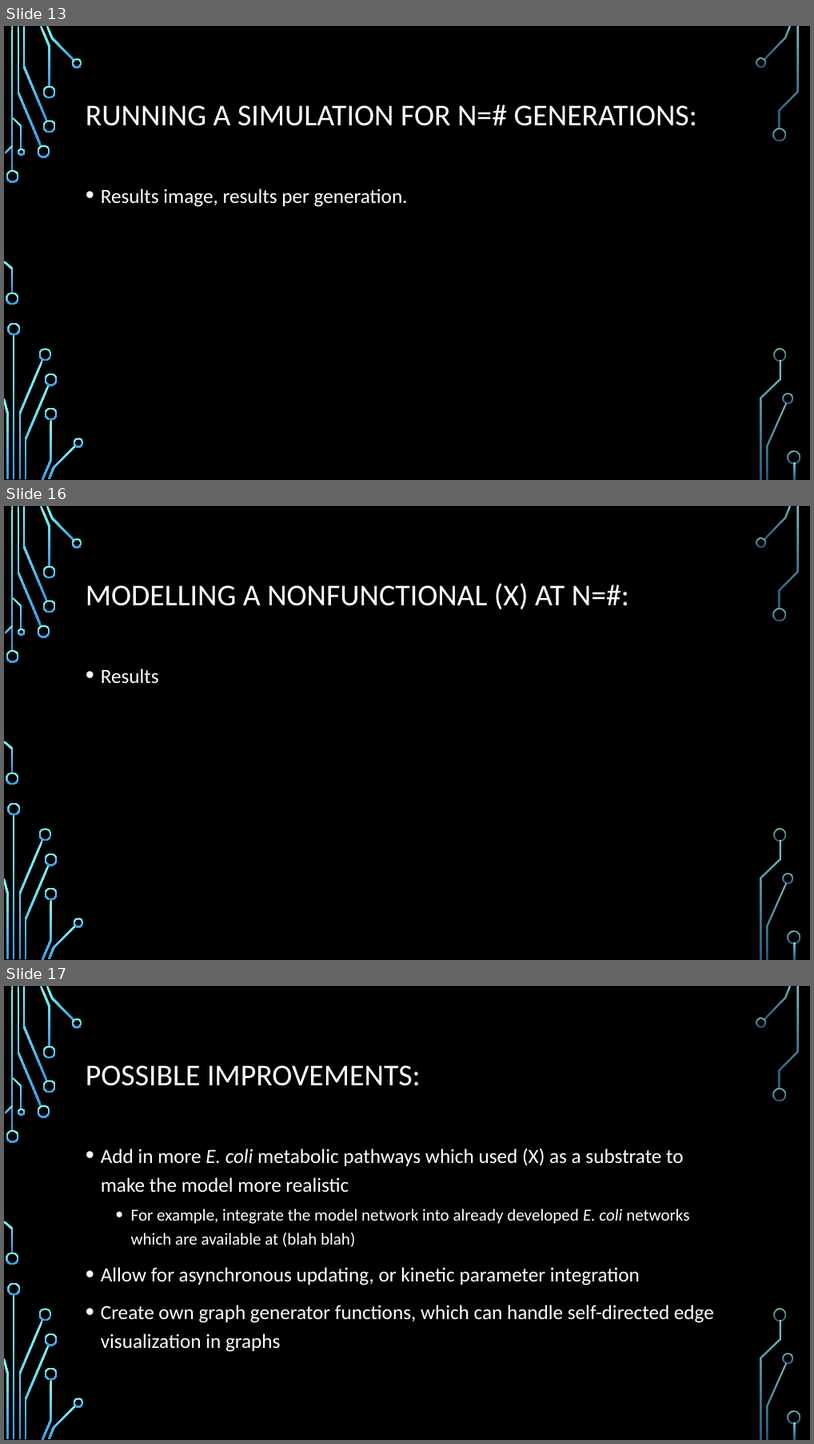
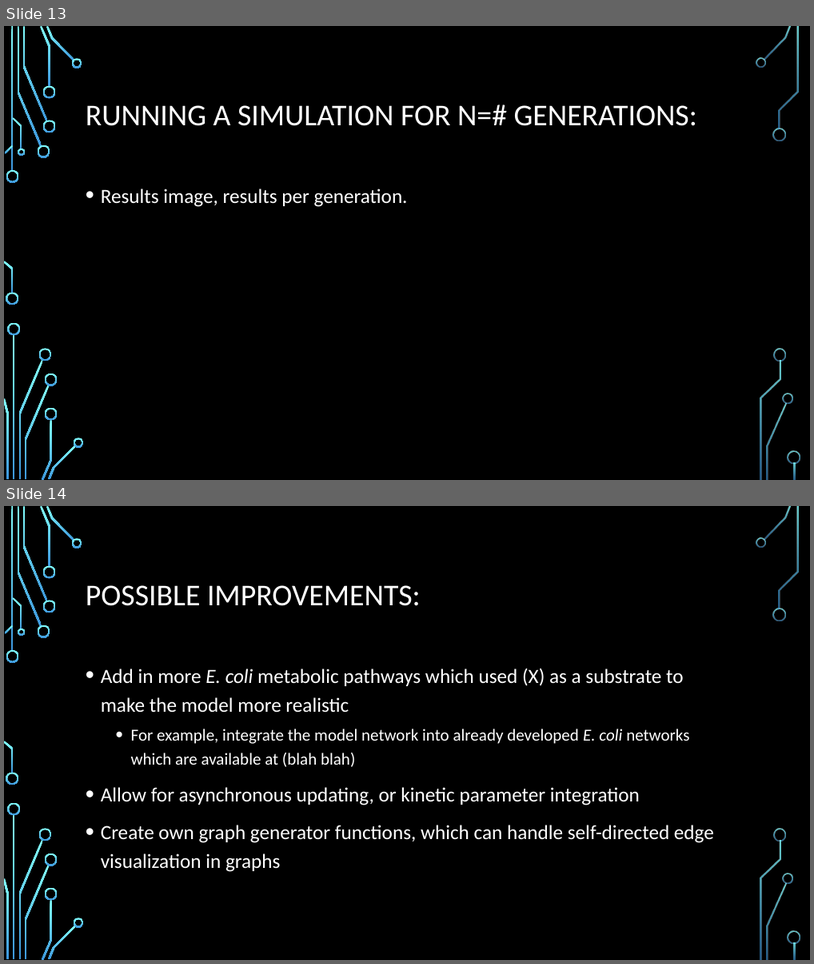
Before and after one commit to saleisha57/Bioinformatics_Final, a slide deck: Bioinformatics Project Slides_Better.pptx. Shown one above the other, each under a label of ours: slides 13, 16 and 17 before the commit, slides 13 and 14 after it; the slides between them are not shown. The pictures are 814x1444 and 814x964 pixels, drawn with LibreOffice and Linux fonts; fonts in the diff are those of the drawing; background and template pictures are left out. Boxes give left, top, right and bottom in pixels: in the first picture for what was removed or moved away, otherwise in the second. Text is boxed around its words. In the diff, an @@ line names an element or a change of style, - is before the commit and + after.

```diff
--- a/Bioinformatics Project Slides_Better.pptx
+++ b/Bioinformatics Project Slides_Better.pptx
@@ slide 16 removed at [4,506,810,960], background picture (left out); not listed: 36 template elements that a slide beside it also shows @@
@@ title removed at [86,583,630,609] @@
-MODELLING A NONFUNCTIONAL (X) AT N=#:
@@ text removed at [101,668,159,684] @@
-• Results
@@ what was slide 17 is now slide 14 @@
```
Also in this commit, not shown: 3 slides changed, 1 slide added, 3 other slides removed.
